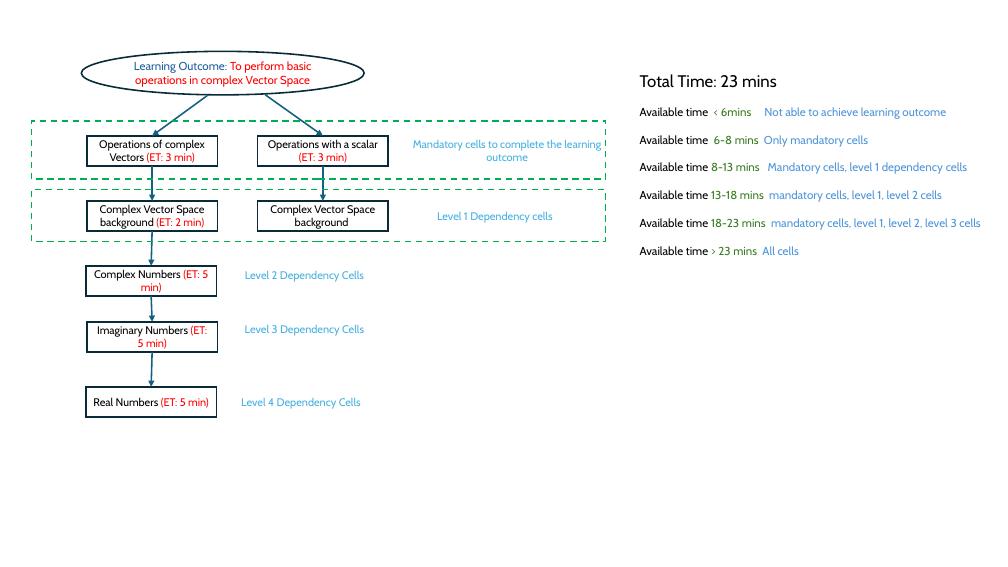
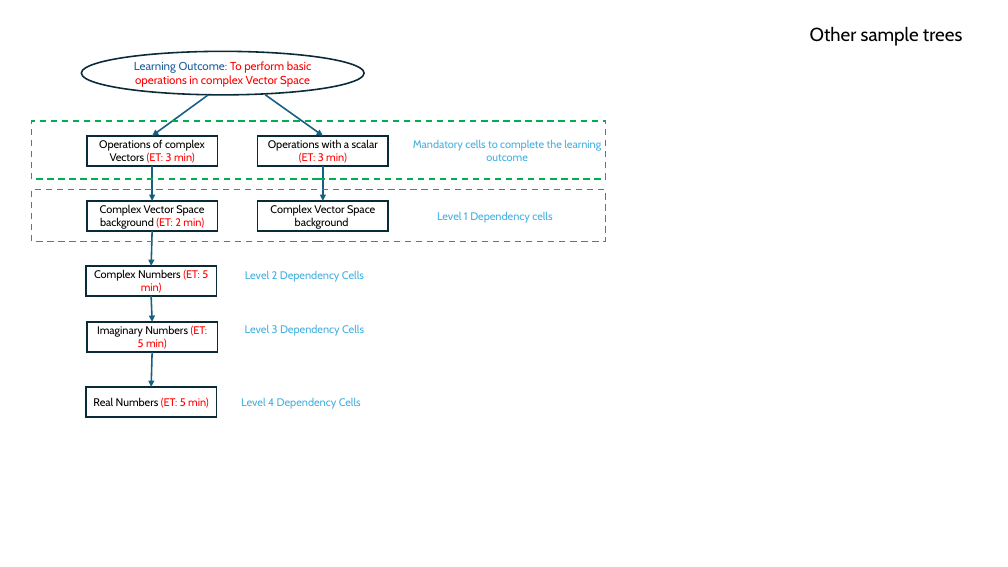
Before and after one commit to krishnapuja/QC_Notes, a slide deck: slide 8 of timing constraint implementation.pptx (slide 3 before the commit). Drawn at 1008x567 pixels with LibreOffice and Linux fonts; fonts in the diff are those of the drawing. Boxes give left, top, right and bottom in pixels: in the first picture for what was removed or moved away, otherwise in the second. Text is boxed around its words. In the diff, an @@ line names an element or a change of style, - is before the commit and + after.

```diff
--- a/timing constraint implementation.pptx
+++ b/timing constraint implementation.pptx
@@ text added at bbox=[810, 26, 962, 46], 18 pt, text #000000 @@
+Other sample trees
@@ text removed at bbox=[640, 74, 980, 255] @@
-Total Time: 23 mins
-Available time < 6mins Not able to achieve learning outcome
-Available time 6-8 mins Only mandatory cells
-Available time 8-13 mins Mandatory cells, level 1 dependency cells
-Available time 13-18 mins mandatory cells, level 1, level 2 cells
-Available time 18-23 mins mandatory cells, level 1, level 2, level 3 cells
-Available time > 23 mins All cells
```
Also in this commit, not shown: 4 other slides changed, 3 slides added, 4 slides removed, 4 other files.
